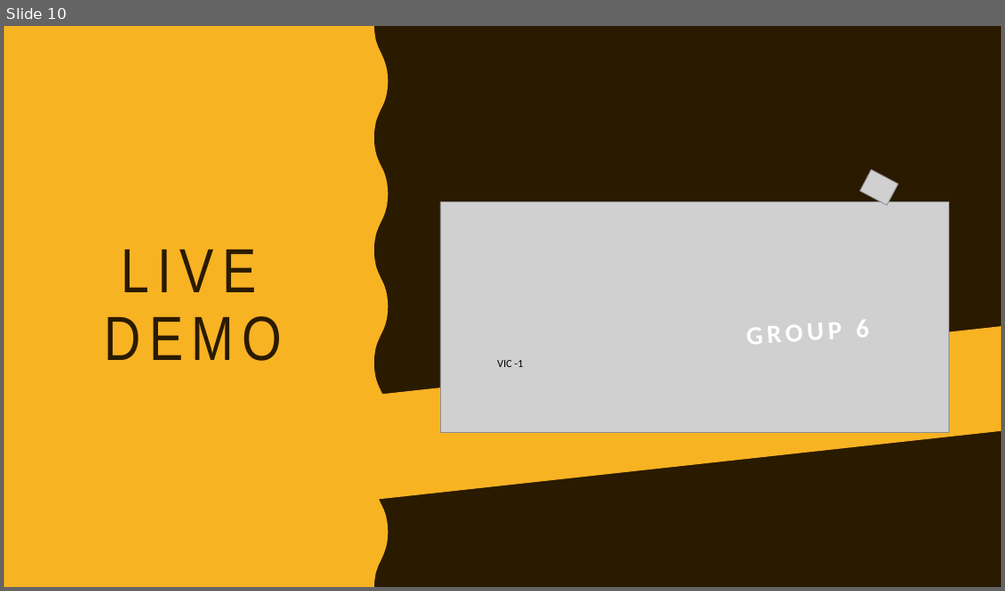
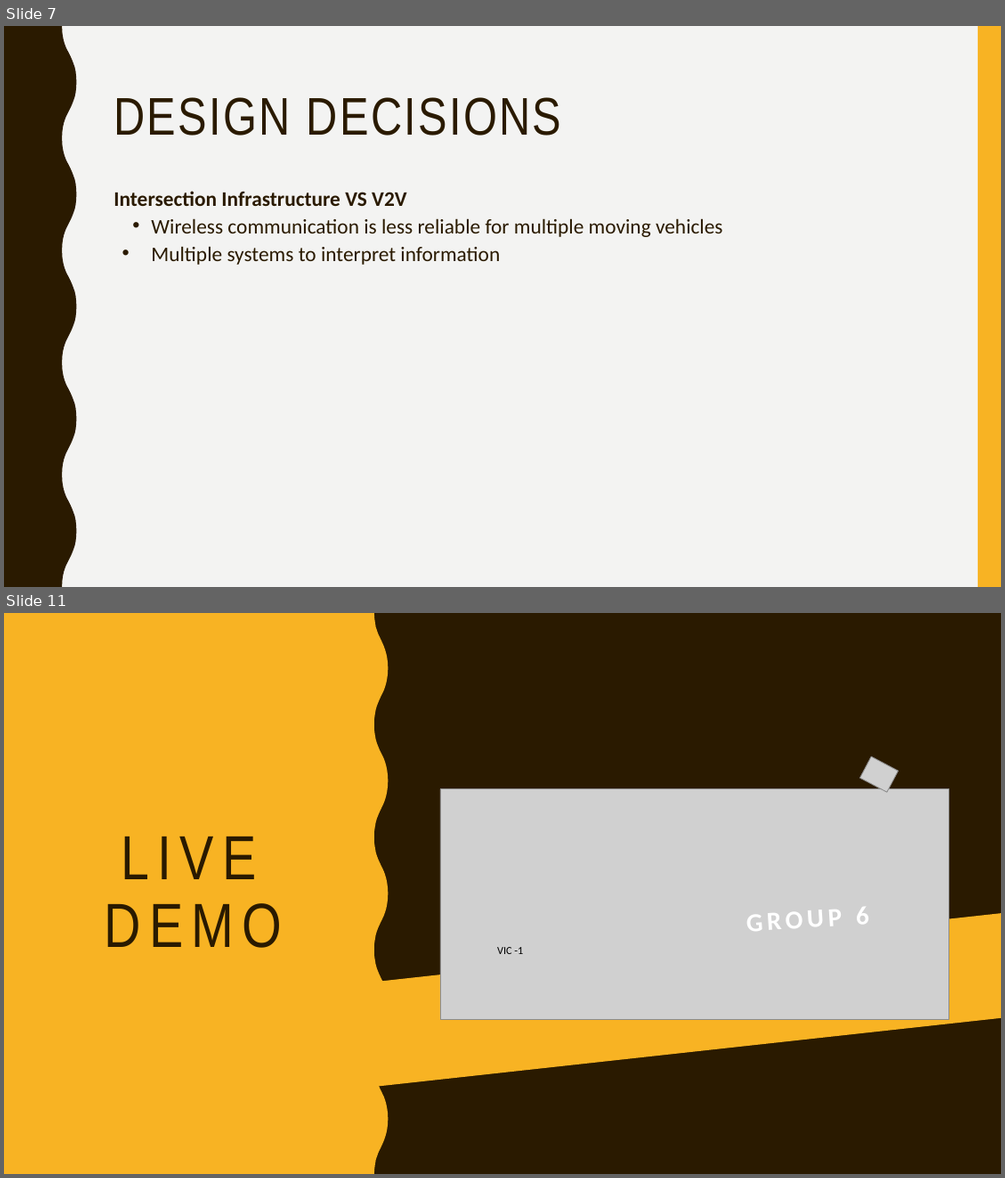
Before and after one commit to jean-lucas/vic, a slide deck: Presentation/Vehicle Intersection Control Presentation.pptx. Shown one above the other, each under a label of ours: slide 10 before the commit, slides 7 and 11 after it; the slides between them are not shown. The pictures are 1005x591 and 1005x1178 pixels, drawn with LibreOffice and Linux fonts; fonts in the diff are those of the drawing; grey boxes stand for pictures. Boxes give left, top, right and bottom in pixels: in the first picture for what was removed or moved away, otherwise in the second. Text is boxed around its words. In the diff, an @@ line names an element or a change of style, - is before the commit and + after.

```diff
--- a/Presentation/Vehicle Intersection Control Presentation.pptx
+++ b/Presentation/Vehicle Intersection Control Presentation.pptx
@@ slide 7 added at <box>4,26,1001,587</box>, background #F3F3F2 @@
@@ freeform shape added at <box>4,26,77,587</box>, fill #2A1A00 @@
@@ rectangle added at <box>978,26,1001,587</box>, fill #F8B323 @@
@@ title added at <box>113,97,561,135</box>, 51 pt, text #2A1A00 @@
+DESIGN DECISIONS
@@ text added at <box>113,191,723,265</box>, 20 pt, text #2A1A00 @@
+Intersection Infrastructure VS V2V
+• Wireless communication is less reliable for multiple moving vehicles
+• Multiple systems to interpret information
@@ what was slide 10 is now slide 11 @@
```
Also in this commit, not shown: 6 other slides added, 7 slides removed.
